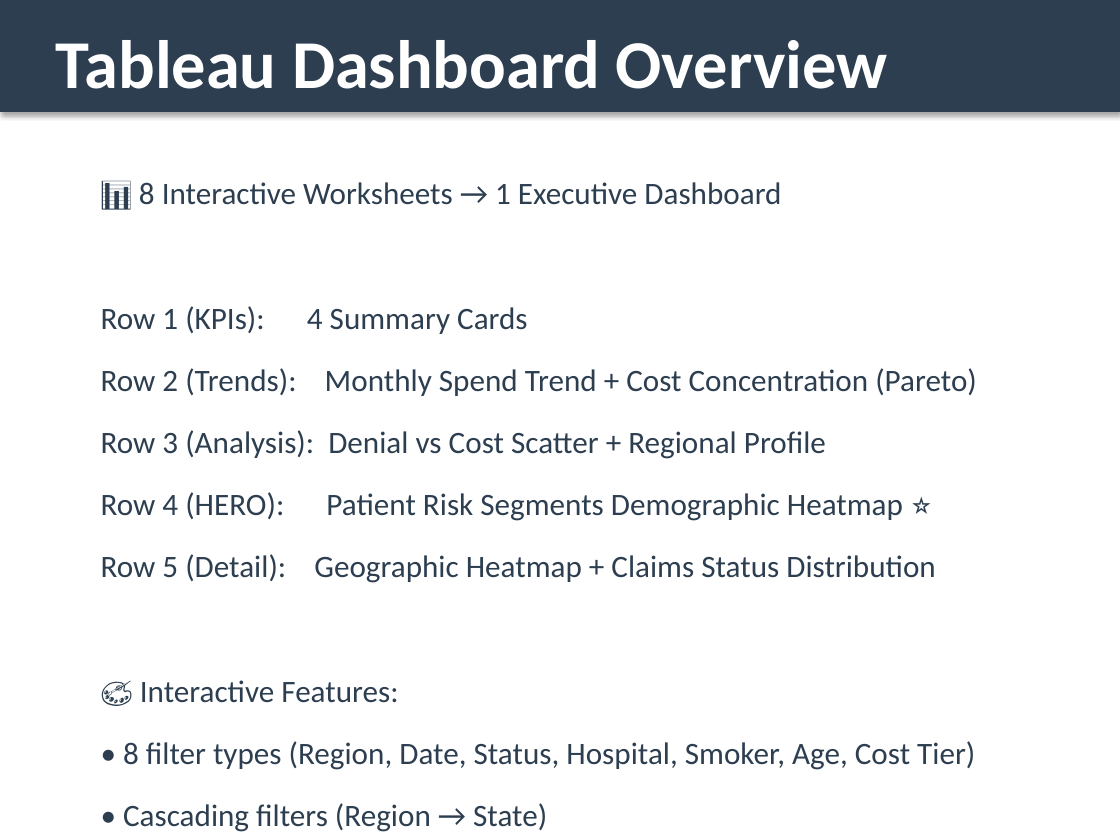
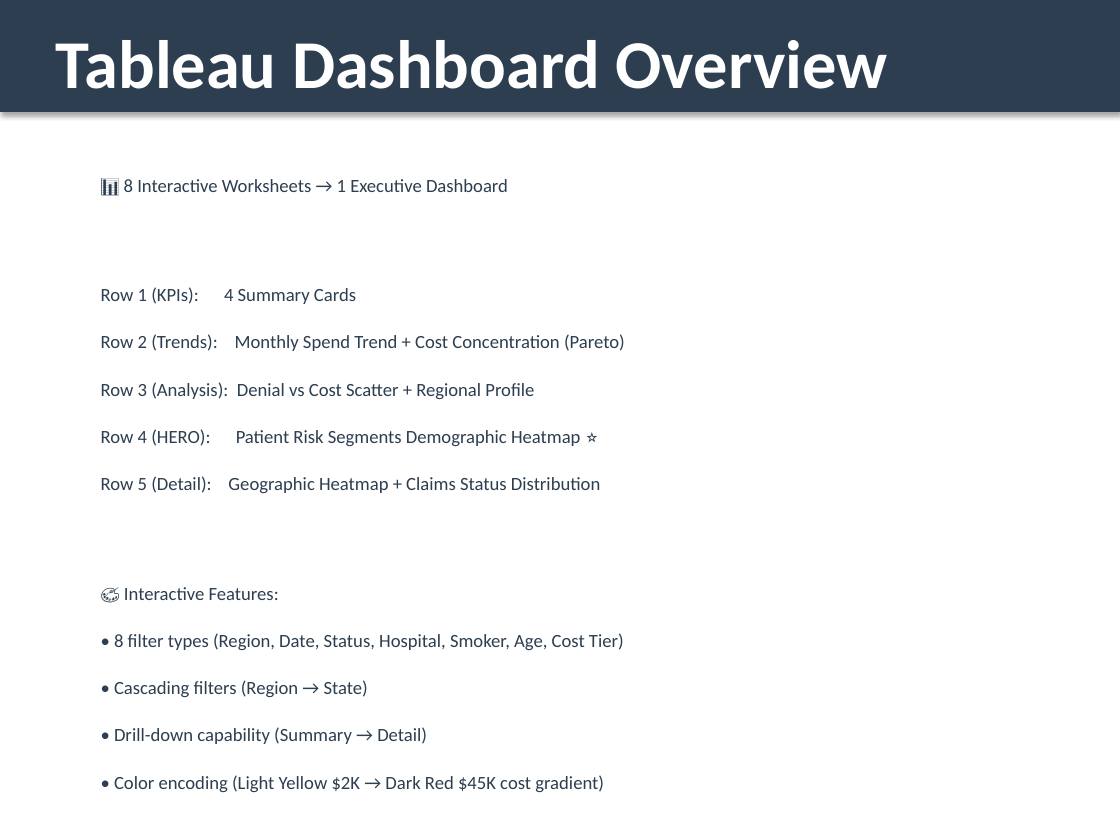
Before and after one commit to chandanaks2010-dev/Healthcare-Insurance-Claim-Analysis-And-Denial-Patterns-Dashboard, a slide deck: slide 5 of report/Healthcare_Insurance_Dashboard_Presentation.pptx. Drawn at 1120x840 pixels with LibreOffice and Linux fonts; fonts in the diff are those of the drawing. Boxes give left, top, right and bottom in pixels: in the first picture for what was removed or moved away, otherwise in the second. Text is boxed around its words. In the diff, an @@ line names an element or a change of style, - is before the commit and + after.

```diff
--- a/report/Healthcare_Insurance_Dashboard_Presentation.pptx
+++ b/report/Healthcare_Insurance_Dashboard_Presentation.pptx
@@ text "📊 8 Interactive Worksheets → ..." at box(101, 179, 625, 792): size 20 to 12 pt @@
```
Also in this commit, not shown: 3 other slides changed, 18 other files.
